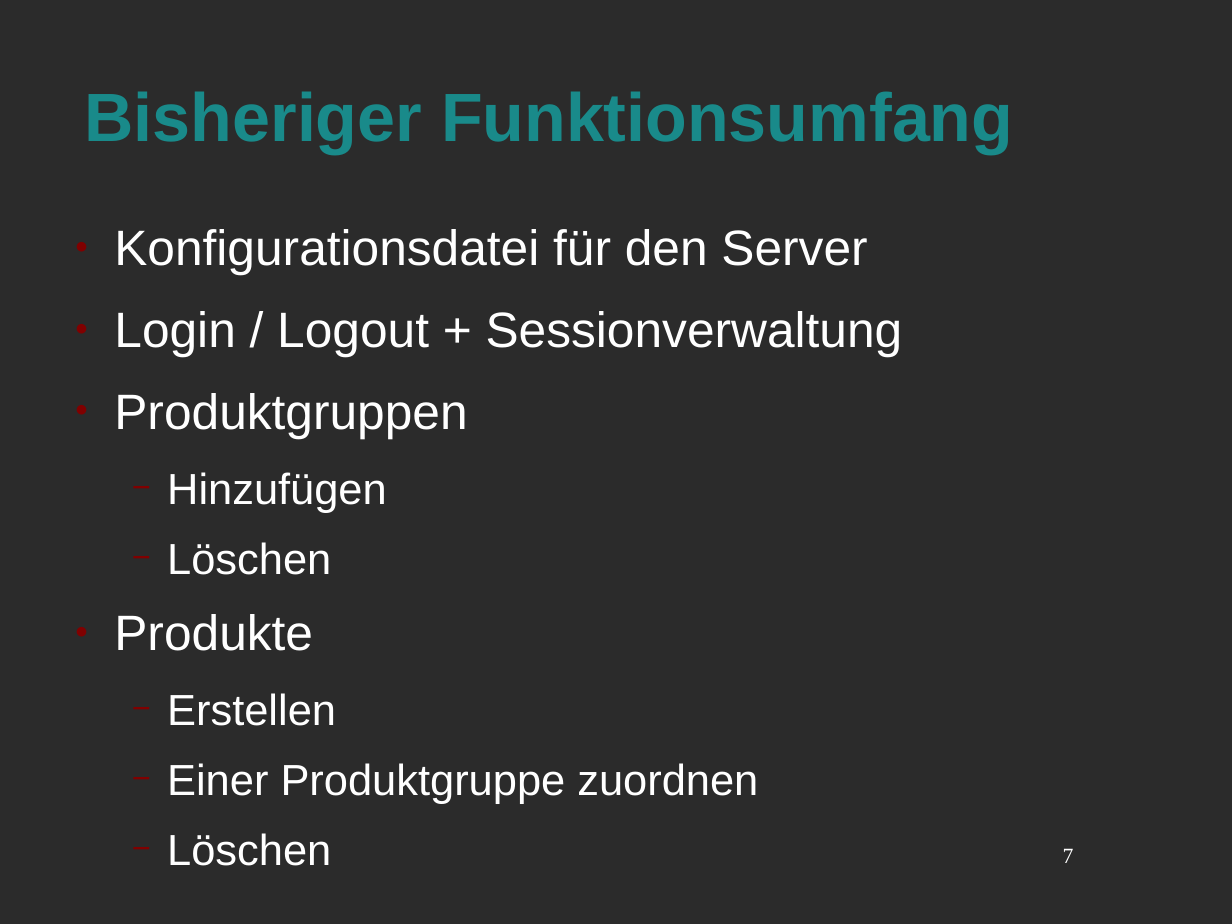
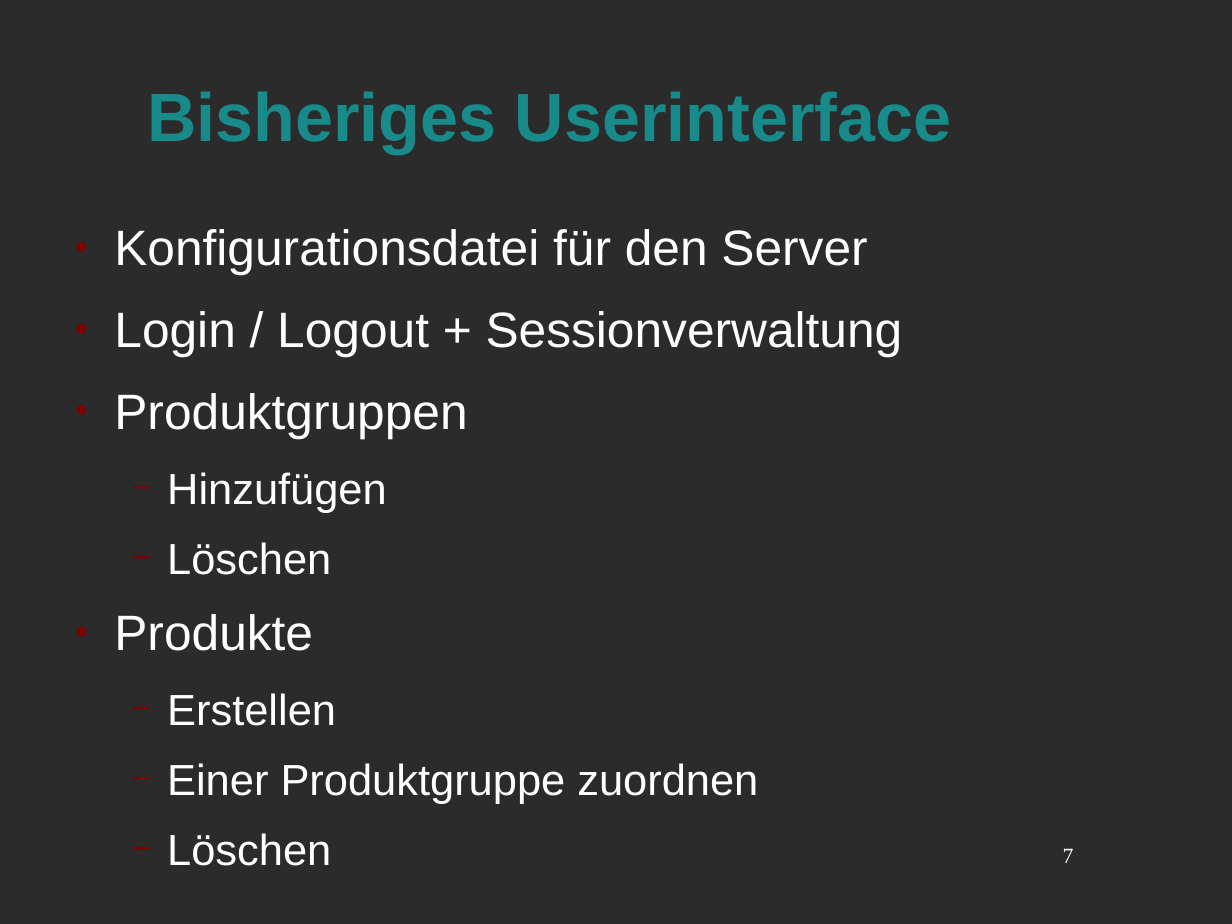
Before and after one commit to Niondir/rika-led, a slide deck: slide 7 of präsentation 2/zwischenergebisse.odp. Drawn at 1232x924 pixels with LibreOffice and Linux fonts; fonts in the diff are those of the drawing; background and template pictures are left out; a plain dark background stands for a picture behind light text. Boxes give left, top, right and bottom in pixels: in the first picture for what was removed or moved away, otherwise in the second. Text is boxed around its words. In the diff, an @@ line names an element or a change of style, - is before the commit and + after.

```diff
--- a/präsentation 2/zwischenergebisse.odp
+++ b/präsentation 2/zwischenergebisse.odp
@@ title at (147,91,951,153): text changed @@
-Bisheriger Funktionsumfang
+Bisheriges Userinterface
```
Also in this commit, not shown: 7 other slides changed, 1 slide added, 1 slide removed, 6 other files.
